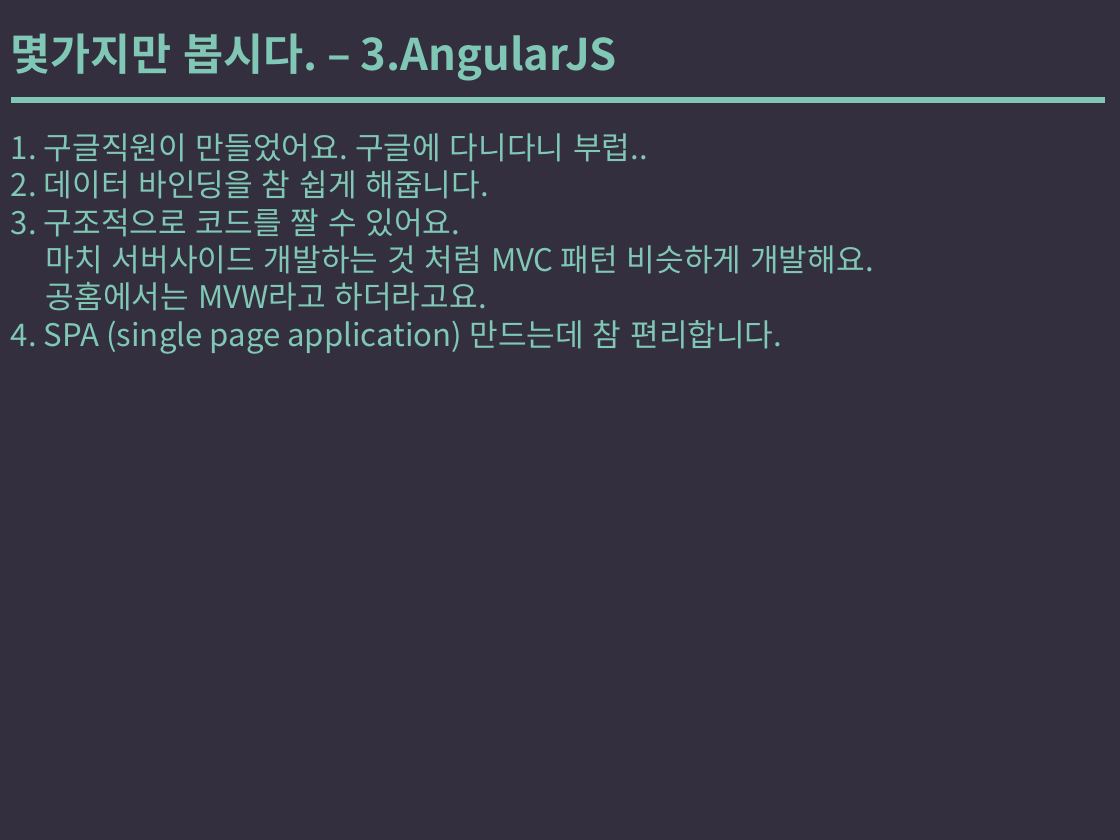
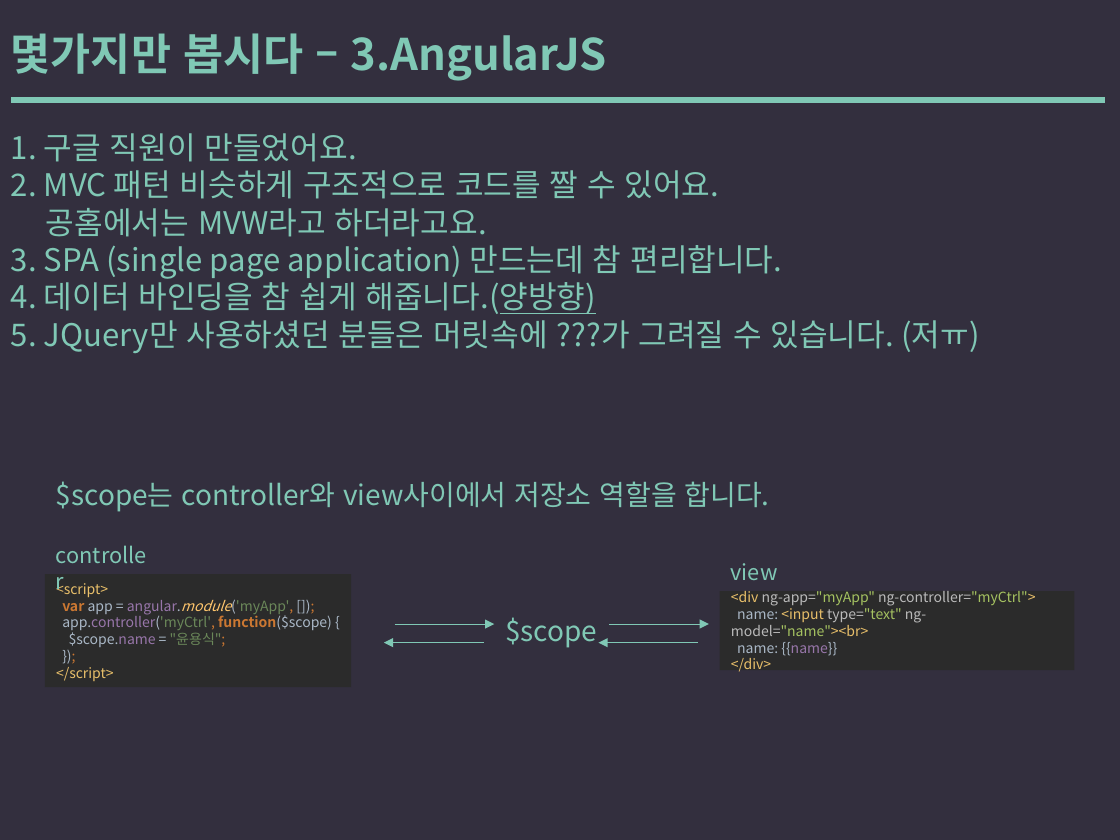
Before and after one commit to yysstory/mozzi, a slide deck: slide 8 of DOCS/1.pptx. Drawn at 1120x840 pixels with LibreOffice and Linux fonts; fonts in the diff are those of the drawing. Boxes give left, top, right and bottom in pixels: in the first picture for what was removed or moved away, otherwise in the second. Text is boxed around its words. In the diff, an @@ line names an element or a change of style, - is before the commit and + after.

Commit message:
ppt update

```diff
--- a/DOCS/1.pptx
+++ b/DOCS/1.pptx
@@ text at [11,33,607,81]: text changed @@
-몇가지만 봅시다. – 3.AngularJS
+몇가지만 봅시다 – 3.AngularJS
@@ text at [11,133,720,199]: text changed @@
-1. 구글직원이 만들었어요. 구글에 다니다니 부럽..
-2. 데이터 바인딩을 참 쉽게 해줍니다.
-3. 구조적으로 코드를 짤 수 있어요.
-마치 서버사이드 개발하는 것 처럼 MVC 패턴 비슷하게 개발해요.
+1. 구글 직원이 만들었어요.
+2. MVC 패턴 비슷하게 구조적으로 코드를 짤 수 있어요.
@@ text at [11,245,979,353]: text changed @@
-4. SPA (single page application) 만드는데 참 편리합니다.
+3. SPA (single page application) 만드는데 참 편리합니다.
+4. 데이터 바인딩을 참 쉽게 해줍니다.(양방향)
+5. JQuery만 사용하셨던 분들은 머릿속에 ???가 그려질 수 있습니다. (저ㅠ)
@@ text added at [56,481,770,512], 18 pt, text #80C8B5 @@
+$scope는 controller와 view사이에서 저장소 역할을 합니다.
@@ text added at [731,563,778,580], 14 pt, text #80C8B5 @@
+view
@@ rectangle added at [45,575,352,688], fill #2B2B2B, 9 pt, text #A9B7C6 @@
+<script>
+var app = angular.module('myApp', []);
+app.controller('myCtrl', function($scope) {
+$scope.name = "윤용식";
+});
+</script>
@@ rectangle added at [720,591,1075,671], fill #2B2B2B, 9 pt, text #BABABA @@
+<div ng-app="myApp" ng-controller="myCtrl">
+name: <input type="text" ng-model="name"><br>
+name: {{name}}
+</div>
@@ text added at [62,614,215,630], 14 pt, text #80C8B5 @@
+controller
@@ arrow added from (394, 624) to (494, 624), #80C8B5 0.5 pt @@
@@ text added at [505,617,597,648], 18 pt, text #80C8B5 @@
+$scope
@@ arrow added from (609, 624) to (709, 624), #80C8B5 0.5 pt @@
@@ arrow added from (384, 643) to (484, 643), #80C8B5 0.5 pt @@
@@ arrow added from (598, 643) to (698, 643), #80C8B5 0.5 pt @@
```
Also in this commit, not shown: 16 other slides changed, 1 slide added, 1 slide removed.
